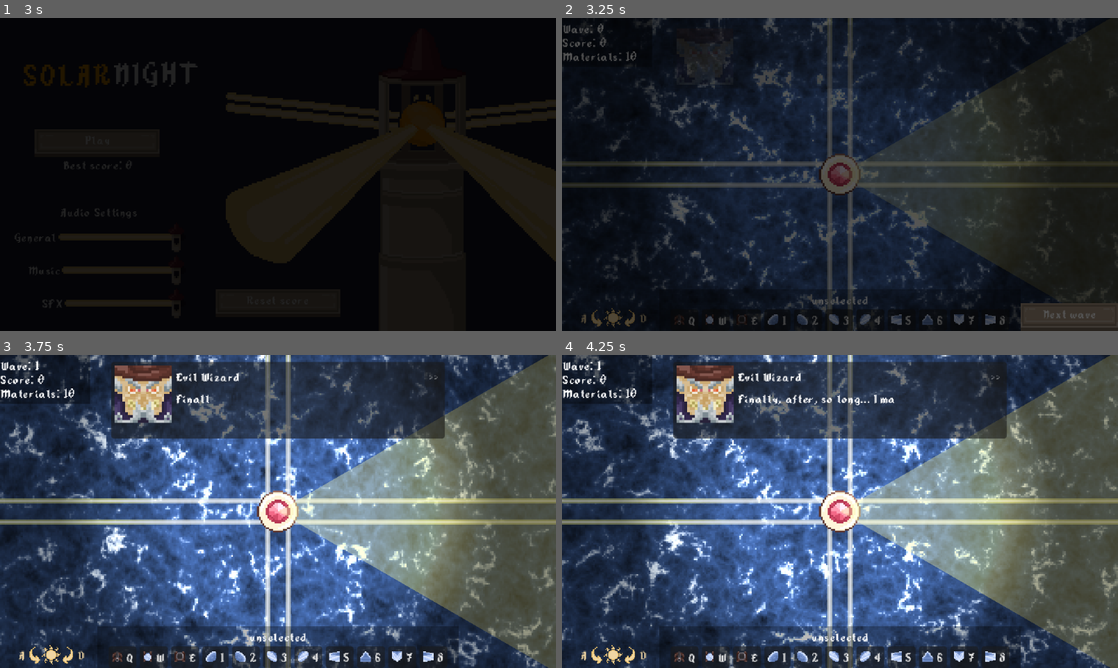
Above: before the commit, frames 1-4 (two rows, left to right).
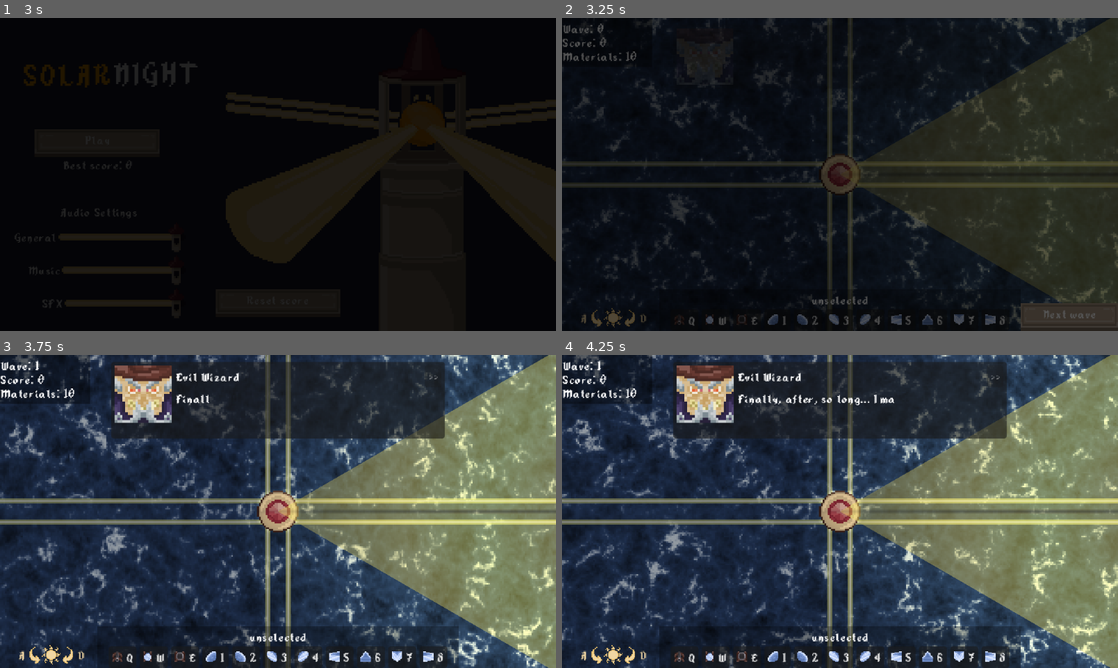
Above: after the commit, the same moments.

Repository: TrueHopolok/gj_solarnight
Game: Godot game, scene res://ui/main_menu/main_menu.tscn
Two runs of this game, one before a commit and one after it. Both use one fixed random seed, a clock stepped at 60 frames per second and the inputs below. Sound files missing from this copy of the repository are replaced by a short silence.
Inputs (mouse positions are in pixels of both pictures, inside the frame that each line leads up to):
- Up to frame 1 (3 s): click "Play" at 0.5 s; move the mouse to (400, 158) at 1.27 s; hold Right mouse button (delete_building) 1.28-2 s; click (400, 158) at 1.42 s; tap Enter at 2 s; drag from (166, 190) to (250, 237) at 2.02 s; move the mouse to (333, 105) at 2.77 s; press the mouse at (333, 105) at 2.78 s
- Up to frame 2 (3.25 s): no input
- Up to frame 3 (3.75 s): release the mouse at (333, 442) at 3.5 s; click "Next wave" at 3.5 s
- Up to frame 4 (4.25 s): no input

Frame 1 is identical in both runs. In frame 2, 28% of the frame differs, in the area x 17-100%, y 0-100%; in frame 3, 64%, in the area x 12-100%, y 0-100%; in frame 4, 64%.

Commit message:
#7: added lighting from a beacon

Diff:
--- a/scenes/building/sun/sun.tscn
+++ b/scenes/building/sun/sun.tscn
@@ -92,14 +92,31 @@
 size = Vector2(24, 24)
 
 [sub_resource type="Gradient" id="Gradient_5201s"]
-offsets = PackedFloat32Array(0.33552632, 0.7006579)
-colors = PackedColorArray(1, 1, 1, 1, 0, 0, 0, 1)
+offsets = PackedFloat32Array(0.2236842, 0.61513156)
+colors = PackedColorArray(1, 1, 1, 0.3, 0, 0, 0, 1)
 
 [sub_resource type="GradientTexture2D" id="GradientTexture2D_14pe3"]
 gradient = SubResource("Gradient_5201s")
 fill = 1
 fill_from = Vector2(0.5, 0.5)
+metadata/_snap_enabled = true
+
+[sub_resource type="Gradient" id="Gradient_14pe3"]
+offsets = PackedFloat32Array(0, 0.33552632, 0.7006579)
+colors = PackedColorArray(0, 0, 0, 1, 1, 1, 1, 0.6, 0, 0, 0, 1)
+
+[sub_resource type="GradientTexture2D" id="GradientTexture2D_i22i0"]
+gradient = SubResource("Gradient_14pe3")
+fill = 1
+fill_from = Vector2(1, 1)
 fill_to = Vector2(0, 0)
+metadata/_snap_enabled = true
+
+[sub_resource type="GradientTexture2D" id="GradientTexture2D_0jkjj"]
+gradient = SubResource("Gradient_14pe3")
+fill = 1
+fill_from = Vector2(1, 0)
+fill_to = Vector2(0, 1)
 metadata/_snap_enabled = true
 
 [node name="Sun" type="StaticBody2D" unique_id=1057295584 groups=["sun"]]
@@ -135,6 +152,12 @@
 [node name="CollisionShape2D" type="CollisionShape2D" parent="." unique_id=1602799174]
 shape = SubResource("RectangleShape2D_inxby")
 
+[node name="LightAround" type="PointLight2D" parent="." unique_id=1576496586]
+scale = Vector2(0.49999997, 0.5)
+color = Color(0.95686275, 0.9137255, 0.60784316, 1)
+shadow_enabled = true
+texture = SubResource("GradientTexture2D_14pe3")
+
 [node name="BuildingDetector" type="Area2D" parent="." unique_id=522392678]
 unique_name_in_owner = true
 collision_layer = 0
@@ -144,11 +167,19 @@
 unique_name_in_owner = true
 polygon = PackedVector2Array(0, 0, 42, -71, 100, -37)
 
-[node name="PointLight2D" type="PointLight2D" parent="BuildingDetector" unique_id=1576496586]
-position = Vector2(-3.8146973e-06, 0)
-scale = Vector2(4, 4)
+[node name="LightConeLeft" type="PointLight2D" parent="BuildingDetector" unique_id=1368599779]
+position = Vector2(111.99999, -96)
+scale = Vector2(4.499999, 3)
+color = Color(0.95686275, 0.9137255, 0.60784316, 1)
 shadow_enabled = true
-texture = SubResource("GradientTexture2D_14pe3")
+texture = SubResource("GradientTexture2D_i22i0")
+
+[node name="LightConeRight" type="PointLight2D" parent="BuildingDetector" unique_id=1757505037]
+position = Vector2(111.999985, 96)
+scale = Vector2(4.4999995, 3)
+color = Color(0.95686275, 0.9137255, 0.60784316, 1)
+shadow_enabled = true
+texture = SubResource("GradientTexture2D_0jkjj")
 
 [node name="BUUUMSFX" type="AudioStreamPlayer" parent="." unique_id=652109227]
 stream = ExtResource("3_hat3m")
--- a/scenes/main_game_scene/main_game_scene.tscn
+++ b/scenes/main_game_scene/main_game_scene.tscn
@@ -212,7 +212,7 @@
 [node name="PauseMenu" parent="." unique_id=1351550630 instance=ExtResource("8_7v0l4")]
 
 [node name="CanvasModulate" type="CanvasModulate" parent="." unique_id=110899628]
-color = Color(0.6651851, 0.6651851, 0.6651851, 1)
+color = Color(0.627451, 0.627451, 0.627451, 1)
 
 [editable path="PauseButton"]
 [editable path="UI/NextWave"]
